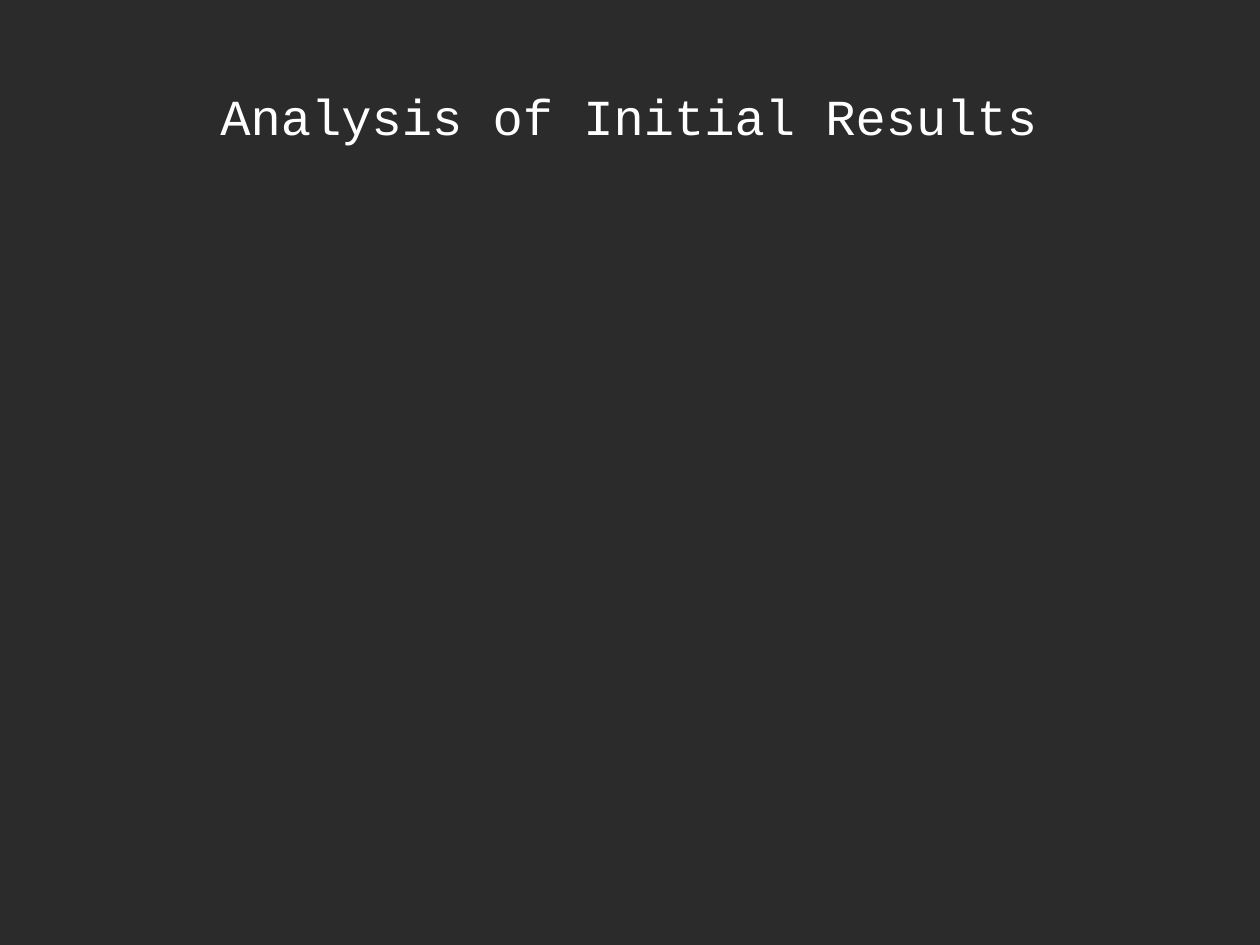
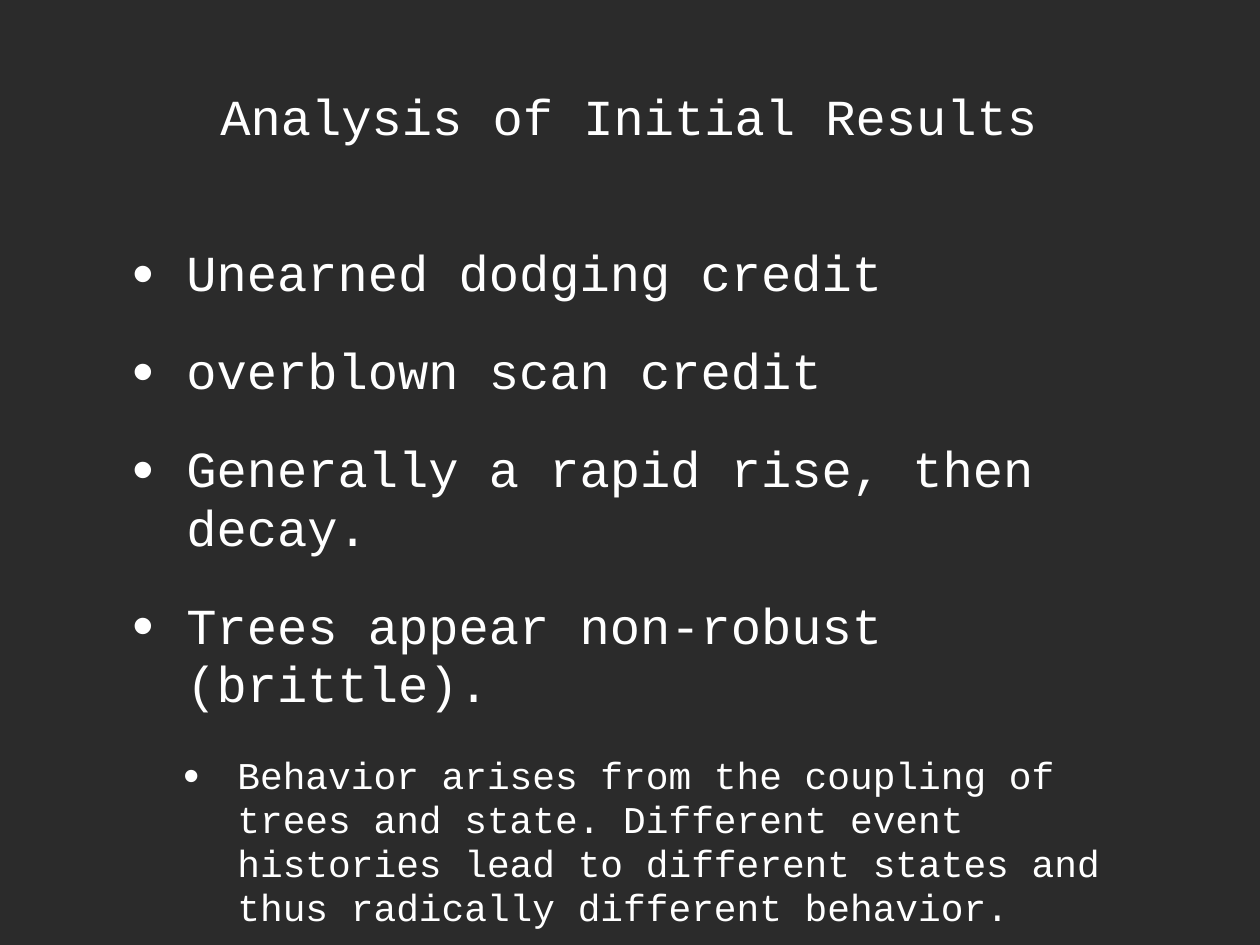
Before and after one commit to jlowenz/ec-robocode, a slide deck: slide 11 of ec-robocode/presentation/ec_presentation_ron.ppt. Drawn at 1260x945 pixels with LibreOffice and Linux fonts; fonts in the diff are those of the drawing; background and template pictures are left out; a plain dark background stands for a picture behind light text. Boxes give left, top, right and bottom in pixels: in the first picture for what was removed or moved away, otherwise in the second. Text is boxed around its words. In the diff, an @@ line names an element or a change of style, - is before the commit and + after.

```diff
--- a/ec-robocode/presentation/ec_presentation_ron.ppt
+++ b/ec-robocode/presentation/ec_presentation_ron.ppt
@@ text added at (186, 255, 1100, 929), 24 pt, text #FFFFFF @@
+• Unearned dodging credit
+• overblown scan credit
+• Generally a rapid rise, then decay.
+• Trees appear non-robust (brittle).
+  • Behavior arises from the coupling of trees and state. Different event histories lead to different states and thus radically different behavior.
```
Also in this commit, not shown: 3 other slides changed, 4 slides added, 2 slides removed.
